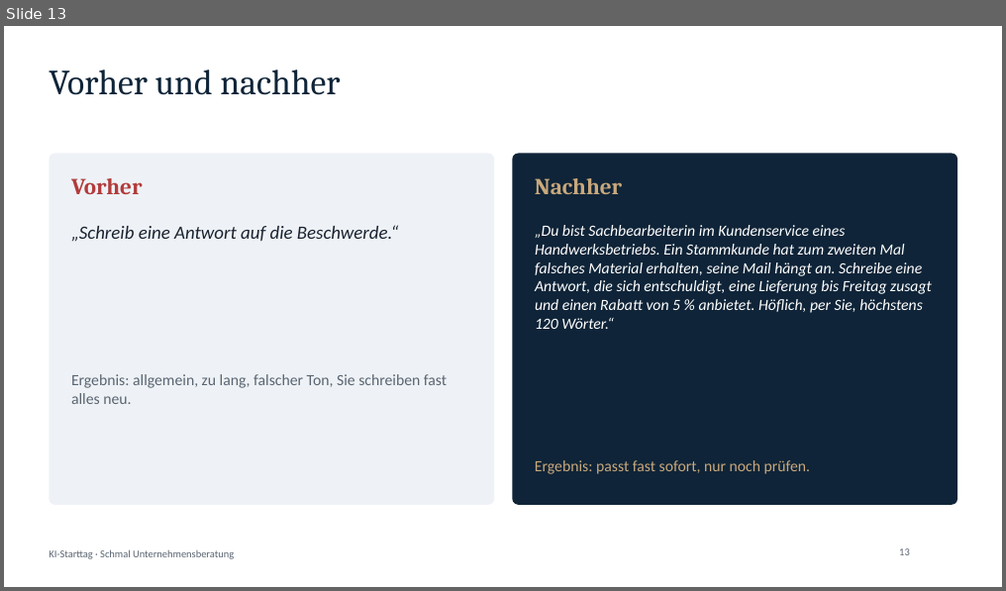
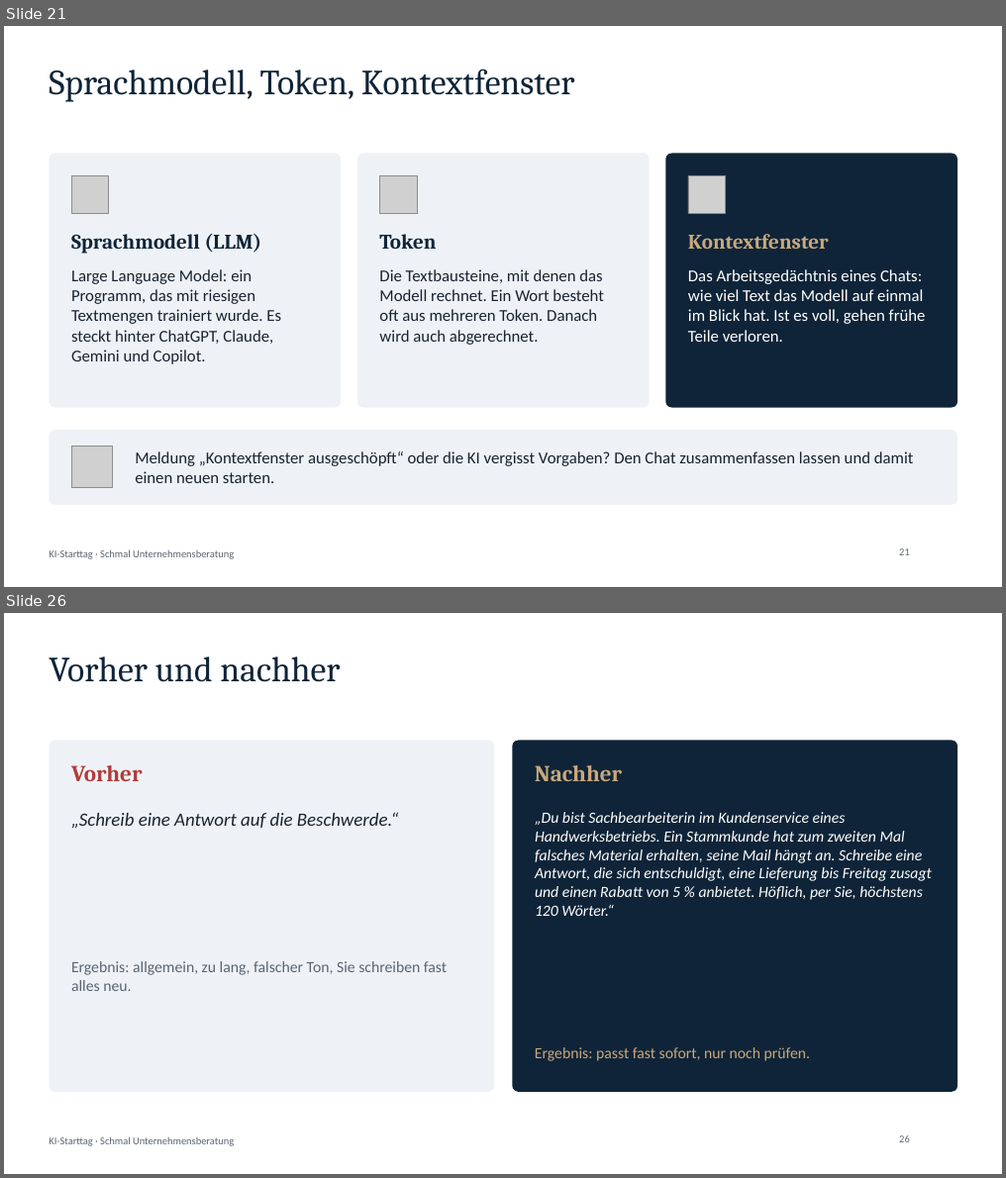
Before and after one commit to ESUnternehmensberatung/schmal-unternehmensberatung-website, a slide deck: starttag/KI-Starttag-Praesentation.pptx. Shown one above the other, each under a label of ours: slide 13 before the commit, slides 21 and 26 after it; the slides between them are not shown. The pictures are 1006x591 and 1006x1178 pixels, drawn with LibreOffice and Linux fonts; fonts in the diff are those of the drawing; grey boxes stand for pictures; background and template pictures are left out. Boxes give left, top, right and bottom in pixels: in the first picture for what was removed or moved away, otherwise in the second. Text is boxed around its words. In the diff, an @@ line names an element or a change of style, - is before the commit and + after.

```diff
--- a/starttag/KI-Starttag-Praesentation.pptx
+++ b/starttag/KI-Starttag-Praesentation.pptx
@@ slide 21 added at (4, 26, 1002, 587), background #FFFFFF; not listed: 1 template element that a slide beside it also shows @@
@@ title added at (49, 69, 574, 102), 34 pt, text #0F2438 @@
+Sprachmodell, Token, Kontextfenster
@@ rounded rectangle added at (49, 154, 341, 408), fill #EEF2F6 @@
@@ rounded rectangle added at (357, 154, 649, 408), fill #EEF2F6 @@
@@ rounded rectangle added at (665, 154, 957, 408), fill #0F2438 @@
@@ picture added at (71, 175, 109, 213) @@
@@ picture added at (380, 175, 417, 213) @@
@@ picture added at (688, 175, 726, 213) @@
@@ text added at (71, 234, 262, 254), 20 pt, text #0F2438, bold @@
+Sprachmodell (LLM)
@@ text added at (379, 234, 436, 249), 20 pt, text #0F2438, bold @@
+Token
@@ text added at (688, 234, 829, 249), 20 pt, text #C9A87C, bold @@
+Kontextfenster
@@ text added at (71, 270, 281, 365), 16 pt, text #1A2330 @@
+Large Language Model: ein Programm, das mit riesigen Textmengen trainiert wurde. Es steckt hinter ChatGPT, Claude, Gemini und Copilot.
@@ text added at (379, 270, 603, 345), 16 pt, text #1A2330 @@
+Die Textbausteine, mit denen das Modell rechnet. Ein Wort besteht oft aus mehreren Token. Danach wird auch abgerechnet.
@@ text added at (688, 270, 926, 342), 16 pt, text #FFFFFF @@
+Das Arbeitsgedächtnis eines Chats: wie viel Text das Modell auf einmal im Blick hat. Ist es voll, gehen frühe Teile verloren.
@@ rounded rectangle added at (49, 430, 957, 505), fill #EEF2F6 @@
@@ picture added at (71, 447, 113, 488) @@
@@ text added at (135, 452, 914, 483), 16 pt, text #1A2330 @@
+Meldung „Kontextfenster ausgeschöpft“ oder die KI vergisst Vorgaben? Den Chat zusammenfassen lassen und damit einen neuen starten.
@@ page number added at (899, 549, 910, 556), 10 pt, text #5A6572 @@
+21
@@ what was slide 13 is now slide 26 @@
@@ page number at (899, 1136, 910, 1143): text changed @@
-13
+26
```
Also in this commit, not shown: 13 slides changed, 24 other slides added, 4 other files.
